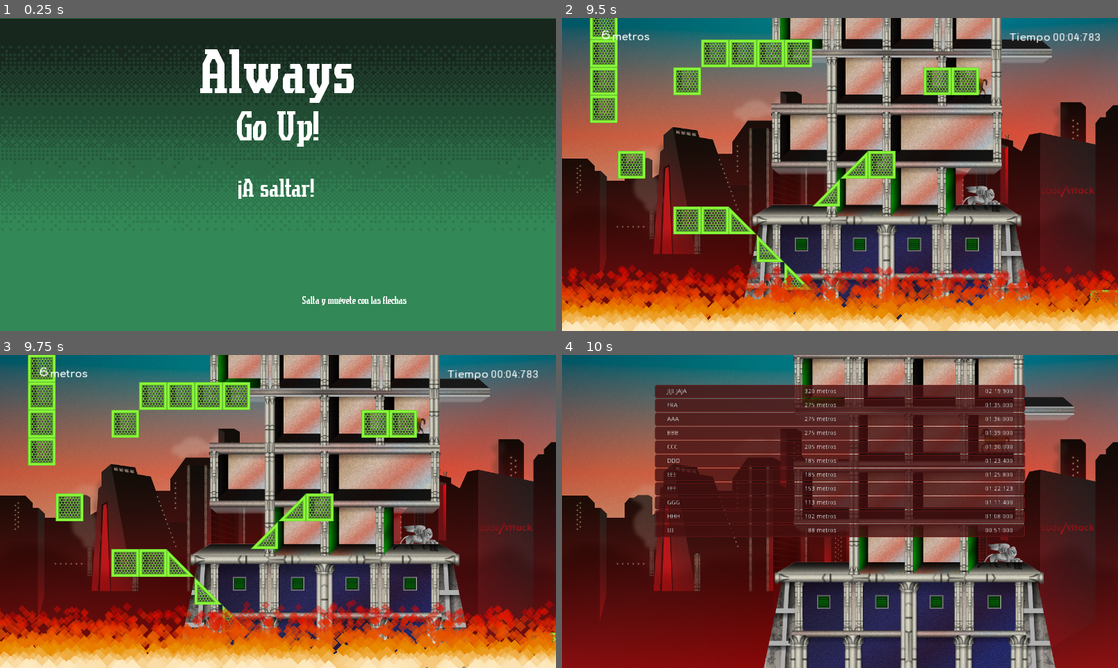
Above: before the commit, frames 1-4 (two rows, left to right).
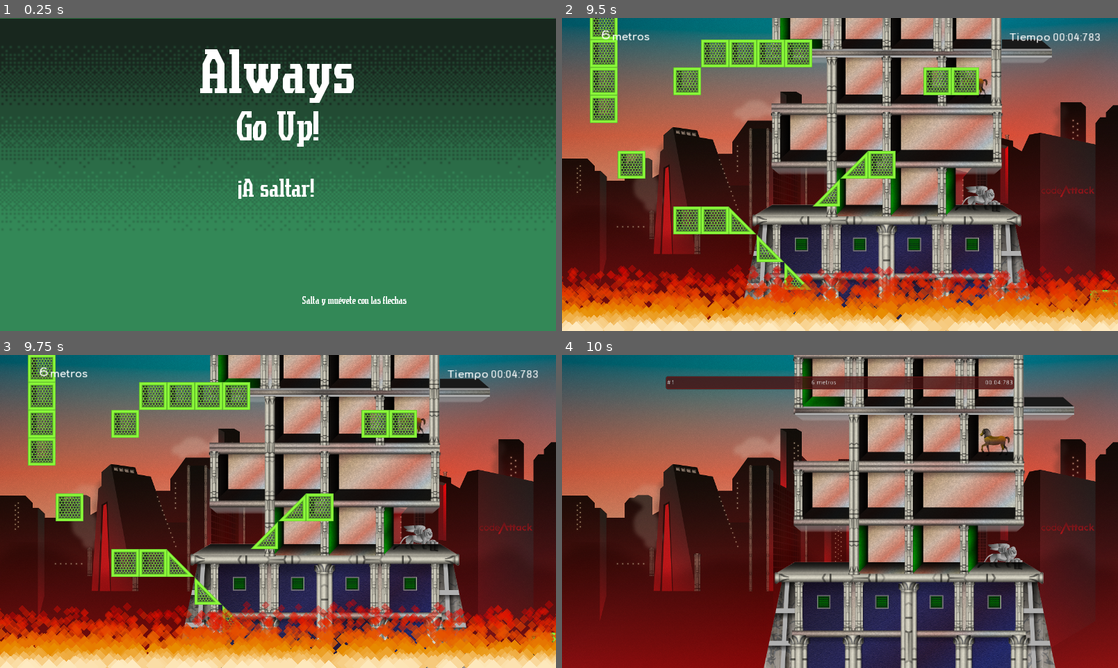
Above: after the commit, the same moments.

Repository: codeattack-medialab/AlwaysGoUp
Game: Godot game, scene res://Start.tscn
Two runs of this game, one before a commit and one after it. Both use one fixed random seed, a clock stepped at 60 frames per second and the inputs below.
Inputs:
- Up to frame 1 (0.25 s): no input
- Up to frame 2 (9.5 s): click "¡A saltar!" at 0.5 s; tap Enter (start) at 1.25, 1.35, 2.1, 2.85, 3.6, 4.35, 5.1, 5.85, 6.6, 7.35, 8.1, 8.85 s; hold Right (move_right) 1.28-2.78 s; tap Up (jump) at 1.52, 2.27, 3.77, 4.52, 5.27, 6.77, 7.52, 8.27 s; hold Left (move_left) 2.78-3.53 s; hold Right (move_right) 3.53-5.03 s; hold Left (move_left) 5.03-5.78 s; hold Right (move_right) 5.78-6.53 s; hold Left (move_left) 6.53-8.03 s; hold Right (move_right) from 8.03 s (still down)
- Up to frame 3 (9.75 s): keep holding Right (move_right); tap Enter (start) at 9.6 s
- Up to frame 4 (10 s): keep holding Right (move_right); tap Up (jump) at 9.77 s

Frames 1-3 are identical in both runs. In frame 4, 29% of the frame differs, in the area x 16-84%, y 6-59%.

Commit message:
End Scene (Part II)
Now, the players score shows up in the End.tscn

Diff:
--- a/End.gd
+++ b/End.gd
@@ -10,7 +10,7 @@
 func _ready():
 	# Called when the node is added to the scene for the first time.
 	# Initialization here
-
+	"""
 	Global.scores.append({name = 'AAA', meters = 275, ms = 96000})
 	Global.scores.append({name = 'BBB', meters = 275, ms = 99000})
 	Global.scores.append({name = 'CCC', meters = 205, ms = 90000})
@@ -21,8 +21,9 @@
 	Global.scores.append({name = 'HHH', meters = 102, ms = 68000})
 	Global.scores.append({name = 'III', meters = 88, ms = 51000})
 	Global.scores.append({name = 'JIJI-JAJA', meters = 320, ms = 139900})
+	"""
 	###
-	Global.scores.append({name = 'FRA', meters = 275, ms = 95000})
+	Global.scores.append({name = "", meters = Global.current_score.meters, ms = Global.current_score.ms})
 	Global.scores.sort_custom(self, "sort_scores")
 	draw_list()
 	"""
@@ -48,7 +49,8 @@
 		nloops = Global.scores.size()
 	for n in range(0, nloops):
 		var label_item = visualnodes_list[n].get_node("ScoreLine/NameLabel")
-		label_item.text = Global.scores[n].name
+		# la siguiente asignación debería ser con el Global.scores[n].name en el futuro
+		label_item.text = "#" + str(n+1)
 		label_item = visualnodes_list[n].get_node("ScoreLine/MetersLabel")
 		label_item.text = str(Global.scores[n].meters)
 		label_item = visualnodes_list[n].get_node("ScoreLine/TimeLabel")
--- a/End.tscn
+++ b/End.tscn
@@ -1,9 +1,16 @@
-[gd_scene load_steps=5 format=2]
+[gd_scene load_steps=6 format=2]
 
 [ext_resource path="res://End.gd" type="Script" id=1]
 [ext_resource path="res://Background/city_bg_002.png" type="Texture" id=2]
 [ext_resource path="res://ParallaxBackground.tscn" type="PackedScene" id=3]
 [ext_resource path="res://HiScoreItem.tscn" type="PackedScene" id=4]
+
+[sub_resource type="Animation" id=1]
+
+resource_name = "hiscore-anim"
+length = 1.0
+loop = false
+step = 0.1
 
 [node name="End" type="Node" index="0"]
 
@@ -72,7 +79,7 @@
 anchor_right = 0.5
 anchor_bottom = 0.5
 margin_left = -400.0
-margin_top = -290.0
+margin_top = -310.0
 margin_right = 400.0
 margin_bottom = 318.0
 rect_pivot_offset = Vector2( 0, 0 )
@@ -87,112 +94,106 @@
 [node name="HiScoreItem" parent="CanvasLayer/Control/VBoxContainer" index="0" instance=ExtResource( 4 )]
 
 visible = false
+margin_right = 800.0
+margin_bottom = 40.0
 
 [node name="HiScoreItem2" parent="CanvasLayer/Control/VBoxContainer" index="1" instance=ExtResource( 4 )]
 
 visible = false
+margin_top = 44.0
+margin_right = 800.0
+margin_bottom = 84.0
 
 [node name="HiScoreItem3" parent="CanvasLayer/Control/VBoxContainer" index="2" instance=ExtResource( 4 )]
 
 visible = false
+margin_top = 88.0
+margin_right = 800.0
+margin_bottom = 128.0
 
 [node name="HiScoreItem4" parent="CanvasLayer/Control/VBoxContainer" index="3" instance=ExtResource( 4 )]
 
 visible = false
+margin_top = 132.0
+margin_right = 800.0
+margin_bottom = 172.0
 
 [node name="HiScoreItem5" parent="CanvasLayer/Control/VBoxContainer" index="4" instance=ExtResource( 4 )]
 
 visible = false
+margin_top = 176.0
+margin_right = 800.0
+margin_bottom = 216.0
 
 [node name="HiScoreItem6" parent="CanvasLayer/Control/VBoxContainer" index="5" instance=ExtResource( 4 )]
 
 visible = false
-margin_top = 32.0
-margin_bottom = 60.0
+margin_top = 220.0
+margin_right = 800.0
+margin_bottom = 260.0
 
 [node name="HiScoreItem7" parent="CanvasLayer/Control/VBoxContainer" index="6" instance=ExtResource( 4 )]
 
 visible = false
-margin_top = 64.0
-margin_bottom = 92.0
+margin_top = 264.0
+margin_right = 800.0
+margin_bottom = 304.0
 
 [node name="HiScoreItem8" parent="CanvasLayer/Control/VBoxContainer" index="7" instance=ExtResource( 4 )]
 
 visible = false
-margin_top = 96.0
-margin_bottom = 124.0
+margin_top = 308.0
+margin_right = 800.0
+margin_bottom = 348.0
 
 [node name="HiScoreItem9" parent="CanvasLayer/Control/VBoxContainer" index="8" instance=ExtResource( 4 )]
 
 visible = false
-margin_top = 128.0
-margin_bottom = 156.0
+margin_top = 352.0
+margin_right = 800.0
+margin_bottom = 392.0
 
 [node name="HiScoreItem10" parent="CanvasLayer/Control/VBoxContainer" index="9" instance=ExtResource( 4 )]
 
 visible = false
-margin_top = 160.0
-margin_bottom = 188.0
+margin_top = 396.0
+margin_right = 800.0
+margin_bottom = 436.0
 
 [node name="HiScoreItem11" parent="CanvasLayer/Control/VBoxContainer" index="10" instance=ExtResource( 4 )]
 
 visible = false
-margin_top = 192.0
-margin_bottom = 220.0
+margin_top = 440.0
+margin_right = 800.0
+margin_bottom = 480.0
 
 [node name="HiScoreItem12" parent="CanvasLayer/Control/VBoxContainer" index="11" instance=ExtResource( 4 )]
 
 visible = false
-margin_top = 224.0
-margin_bottom = 252.0
+margin_top = 484.0
+margin_right = 800.0
+margin_bottom = 524.0
 
 [node name="HiScoreItem13" parent="CanvasLayer/Control/VBoxContainer" index="12" instance=ExtResource( 4 )]
 
 visible = false
-margin_top = 256.0
-margin_bottom = 284.0
+margin_top = 528.0
+margin_right = 800.0
+margin_bottom = 568.0
 
 [node name="HiScoreItem14" parent="CanvasLayer/Control/VBoxContainer" index="13" instance=ExtResource( 4 )]
 
 visible = false
-margin_top = 288.0
-margin_bottom = 316.0
+margin_top = 572.0
+margin_right = 800.0
+margin_bottom = 612.0
 
 [node name="HiScoreItem15" parent="CanvasLayer/Control/VBoxContainer" index="14" instance=ExtResource( 4 )]
 
 visible = false
-margin_top = 320.0
-margin_bottom = 348.0
-
-[node name="HiScoreItem16" parent="CanvasLayer/Control/VBoxContainer" index="15" instance=ExtResource( 4 )]
-
-visible = false
-margin_top = 352.0
-margin_bottom = 380.0
-
-[node name="HiScoreItem17" parent="CanvasLayer/Control/VBoxContainer" index="16" instance=ExtResource( 4 )]
-
-visible = false
-margin_top = 384.0
-margin_bottom = 412.0
-
-[node name="HiScoreItem18" parent="CanvasLayer/Control/VBoxContainer" index="17" instance=ExtResource( 4 )]
-
-visible = false
-margin_top = 416.0
-margin_bottom = 444.0
-
-[node name="HiScoreItem19" parent="CanvasLayer/Control/VBoxContainer" index="18" instance=ExtResource( 4 )]
-
-visible = false
-margin_top = 448.0
-margin_bottom = 476.0
-
-[node name="HiScoreItem20" parent="CanvasLayer/Control/VBoxContainer" index="19" instance=ExtResource( 4 )]
-
-visible = false
-margin_top = 480.0
-margin_bottom = 508.0
+margin_top = 616.0
+margin_right = 800.0
+margin_bottom = 656.0
 
 [node name="AnimationPlayer" type="AnimationPlayer" parent="CanvasLayer/Control" index="1"]
 
@@ -201,4 +202,5 @@
 playback_process_mode = 1
 playback_default_blend_time = 0.0
 playback_speed = 1.0
+anims/hiscore-anim = SubResource( 1 )
 blend_times = [  ]
--- a/UI/stylebox_scores.tres
+++ b/UI/stylebox_scores.tres
@@ -19,8 +19,8 @@
 corner_radius_bottom_right = 4
 corner_radius_bottom_left = 4
 corner_detail = 8
-expand_margin_left = 25.0
-expand_margin_right = 25.0
+expand_margin_left = 0.0
+expand_margin_right = 0.0
 expand_margin_top = 0.0
 expand_margin_bottom = 0.0
 shadow_color = Color( 0, 0, 0, 0.6 )
